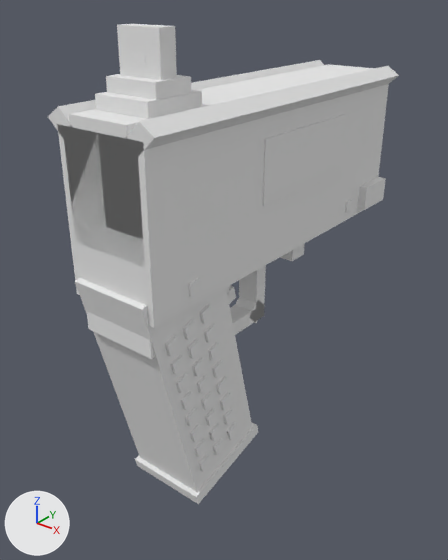
The OBJ model src/main/resources/assets/mareeletrica/models/block/paint_spas12_body_0.obj, before and after one commit.
One viewpoint serves both versions: a 50 mm lens placed at (1.165, -1.371, 0.813), pointed at (0.478, -0.513, 0.281). Arrows for +X, +Y and +Z are at lower left; the lights stay in place. The picture after the commit comes second. Where no turn or scale is listed for an object, it has been applied to the vertices. Vertices at exactly the same position are counted once.

The first picture shows 'paint_spas12_body_0'.
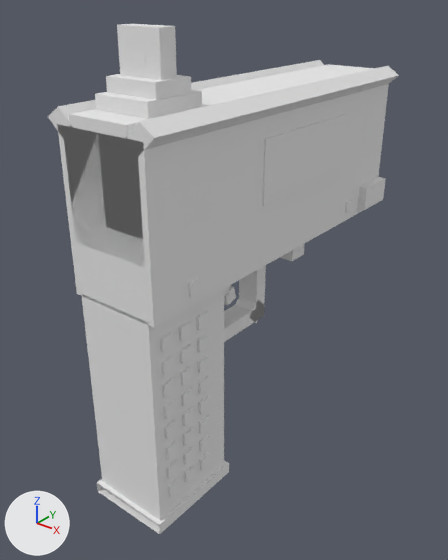
Changed parts and their boxes (x1, y1, x2, y2) in the pictures (448 x 560 px; the box of a moved part takes in the faces that stretch with it):
'paint_spas12_body_0', reshaped (6% taller)
    before: (48, 24, 399, 504)
    after: (48, 24, 399, 534)
part 1 of me_paint_spas12_body_0, moved or reshaped (not visible before)
    after: (184, 465, 195, 483)
part 2 of me_paint_spas12_body_0, moved or reshaped
    before: (75, 278, 258, 504)
    after: (82, 289, 229, 534)

What the commit changed:
me_paint_spas12_body_0 is used by ob_paint_spas12_body_0; location (0.0, 0.0, 0.0).
me_paint_spas12_body_0 had 686 vertices, 502 faces and spanned x 0.392..0.608, y -0.825..-0.095, z -0.08..0.755.
me_paint_spas12_body_0 now has 678 vertices, 495 faces and spans x 0.392..0.608, y -0.824..-0.095, z -0.068..0.755.
me_paint_spas12_body_0 part 1: the loose piece of 8 vertices spanning x 0.418..0.424, y -0.741..-0.713, z 0.289..0.318 is turned -14 degrees about the x axis through its middle, then moved by (0.158, -0.011, -0.297).
me_paint_spas12_body_0 part 2: 370 vertices moved from x 0.418..0.582, y -0.811..-0.599, z -0.08..0.364 to x 0.418..0.582, y -0.815..-0.626, z -0.068..0.355; 14 vertices removed from x 0.418..0.582, y -0.825..-0.528, z -0.032..0.424; 14 vertices added at x 0.418..0.582, y -0.824..-0.626, z -0.068..0.018.
Other edits to the shape of me_paint_spas12_body_0 do not show in these pictures.
